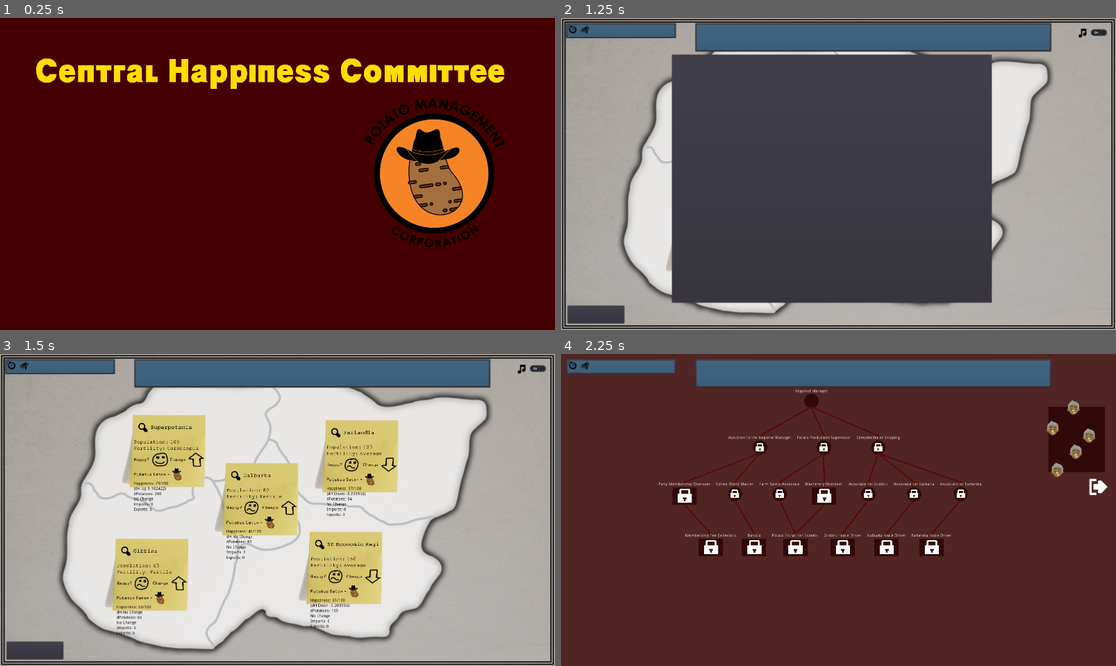
Above: before the commit, frames 1-4 (two rows, left to right).
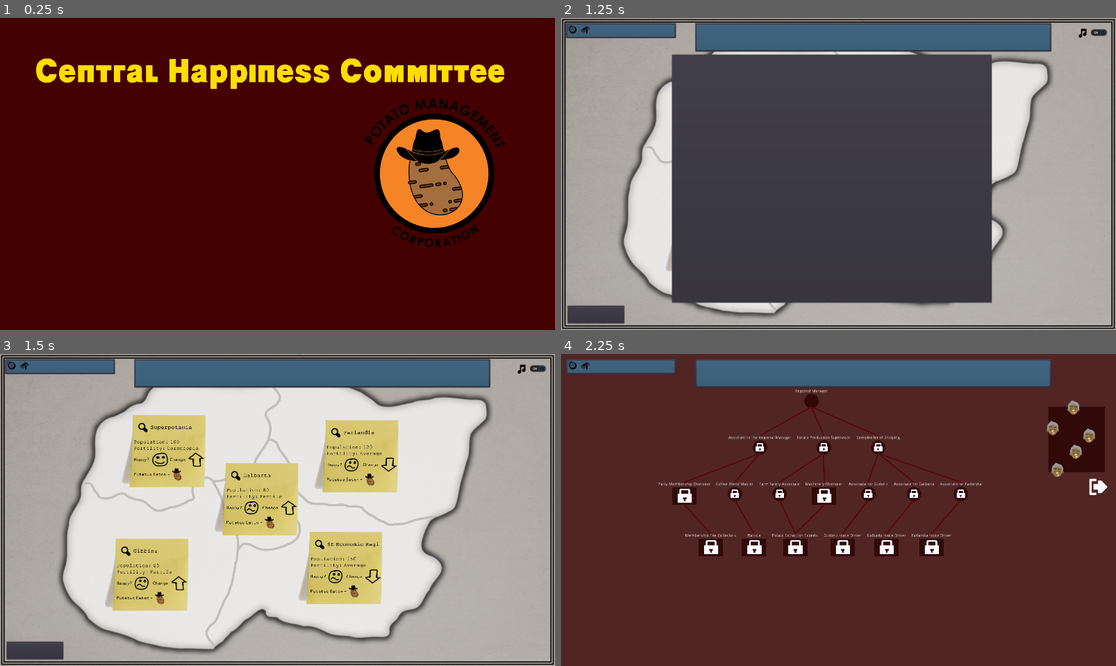
Above: after the commit, the same moments.

Repository: poohshoes/GMTK2020
Game: Godot game, scene res://Scenes/MainMenu.tscn
Two runs of this game, one before a commit and one after it. Both use one fixed random seed, a clock stepped at 60 frames per second and the inputs below.
Inputs:
- Up to frame 1 (0.25 s): no input
- Up to frame 2 (1.25 s): click "New Game" at 0.5 s
- Up to frame 3 (1.5 s): click "OK" at 1.25 s
- Up to frame 4 (2.25 s): click "Superpotamia" at 2 s

Frames 1-2 are identical in both runs. In frame 3, 0.8% of the frame differs, in the area x 21-66%, y 40-90%; in frame 4, nothing differs.

Commit message:
build version

Diff:
--- a/Scenes/RegionButton.tscn
+++ b/Scenes/RegionButton.tscn
@@ -122,6 +122,7 @@
 texture = ExtResource( 13 )
 
 [node name="HappinessLabel" type="Label" parent="LabelList"]
+visible = false
 margin_top = 146.0
 margin_right = 246.0
 margin_bottom = 160.0
@@ -133,9 +134,10 @@
 }
 
 [node name="HappinessChangeLabel" type="Label" parent="LabelList"]
-margin_top = 164.0
+visible = false
+margin_top = 146.0
 margin_right = 246.0
-margin_bottom = 178.0
+margin_bottom = 160.0
 custom_colors/font_color = Color( 0, 0, 0, 1 )
 text = "dH Label"
 script = ExtResource( 5 )
@@ -144,9 +146,10 @@
 }
 
 [node name="PotatoesLabel" type="Label" parent="LabelList"]
-margin_top = 182.0
+visible = false
+margin_top = 146.0
 margin_right = 246.0
-margin_bottom = 196.0
+margin_bottom = 160.0
 custom_colors/font_color = Color( 0, 0, 0, 1 )
 text = "potato label"
 script = ExtResource( 4 )
@@ -155,9 +158,10 @@
 }
 
 [node name="MoneyLabel" type="Label" parent="LabelList"]
-margin_top = 200.0
+visible = false
+margin_top = 146.0
 margin_right = 246.0
-margin_bottom = 214.0
+margin_bottom = 160.0
 custom_colors/font_color = Color( 0, 0, 0, 1 )
 text = "Money Label"
 script = ExtResource( 6 )
@@ -166,9 +170,10 @@
 }
 
 [node name="ImportsLabel" type="Label" parent="LabelList"]
-margin_top = 218.0
+visible = false
+margin_top = 146.0
 margin_right = 246.0
-margin_bottom = 232.0
+margin_bottom = 160.0
 custom_colors/font_color = Color( 0, 0, 0, 1 )
 text = "ImportsLabel"
 script = ExtResource( 7 )
@@ -177,9 +182,10 @@
 }
 
 [node name="ExportsLabel" type="Label" parent="LabelList"]
-margin_top = 236.0
+visible = false
+margin_top = 146.0
 margin_right = 246.0
-margin_bottom = 250.0
+margin_bottom = 160.0
 custom_colors/font_color = Color( 0, 0, 0, 1 )
 text = "ExportsLabel"
 script = ExtResource( 8 )
